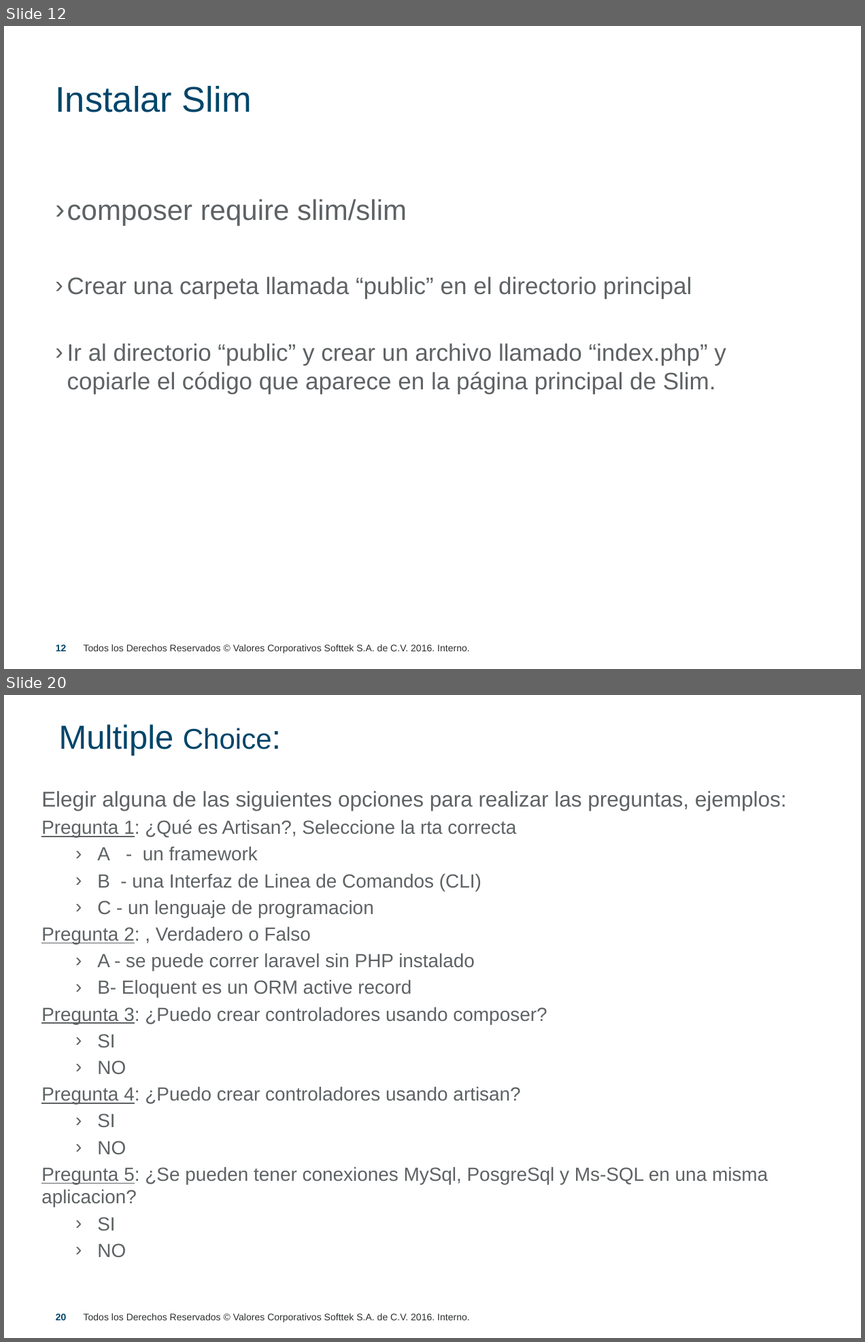
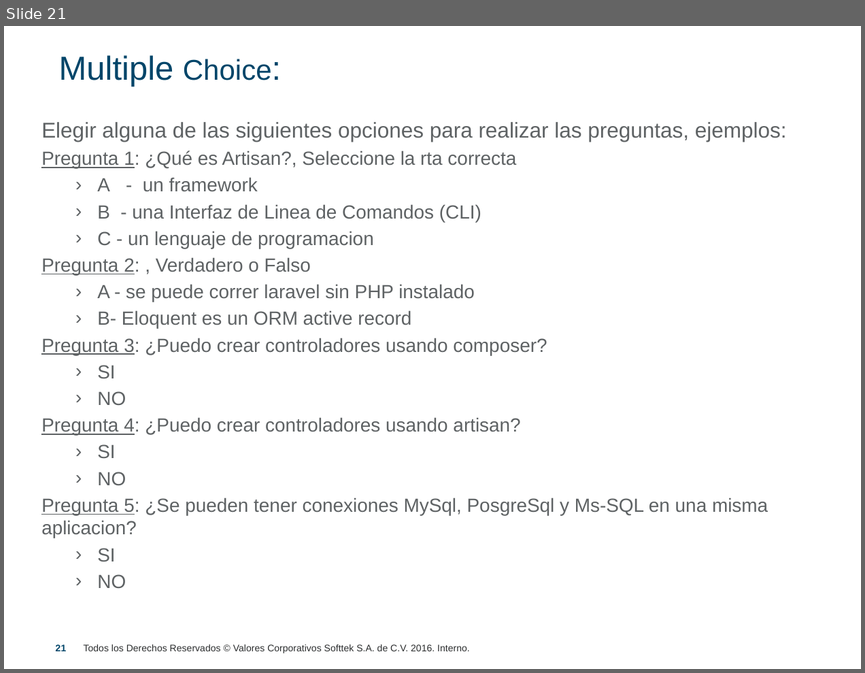
Before and after one commit to precagno/clase_slim, a slide deck: ppt_capacitacion_slim.pptx. Shown one above the other, each under a label of ours: slides 12 and 20 before the commit, slide 21 after it; the slides between them are not shown. The pictures are 865x1342 and 865x673 pixels, drawn with LibreOffice and Linux fonts; fonts in the diff are those of the drawing; background and template pictures are left out. Boxes give left, top, right and bottom in pixels: in the first picture for what was removed or moved away, otherwise in the second. Text is boxed around its words. In the diff, an @@ line names an element or a change of style, - is before the commit and + after.

```diff
--- a/ppt_capacitacion_slim.pptx
+++ b/ppt_capacitacion_slim.pptx
@@ slide 12 removed at [4,26,861,669], background #FFFFFF; not listed: 1 template element that a slide beside it also shows @@
@@ text removed at [55,86,252,112] @@
-Instalar Slim
@@ text removed at [67,199,726,394] @@
-› composer require slim/slim
-› Crear una carpeta llamada “public” en el directorio principal
-› Ir al directorio “public” y crear un archivo llamado “index.php” y copiarle el código que aparece en la página principal de Slim.
@@ page number removed at [56,644,67,651] @@
-12
@@ what was slide 20 is now slide 21 @@
@@ page number at [56,644,67,651]: text changed @@
-20
+21
```
Also in this commit, not shown: 12 slides changed, 7 slides added, 5 other slides removed.
